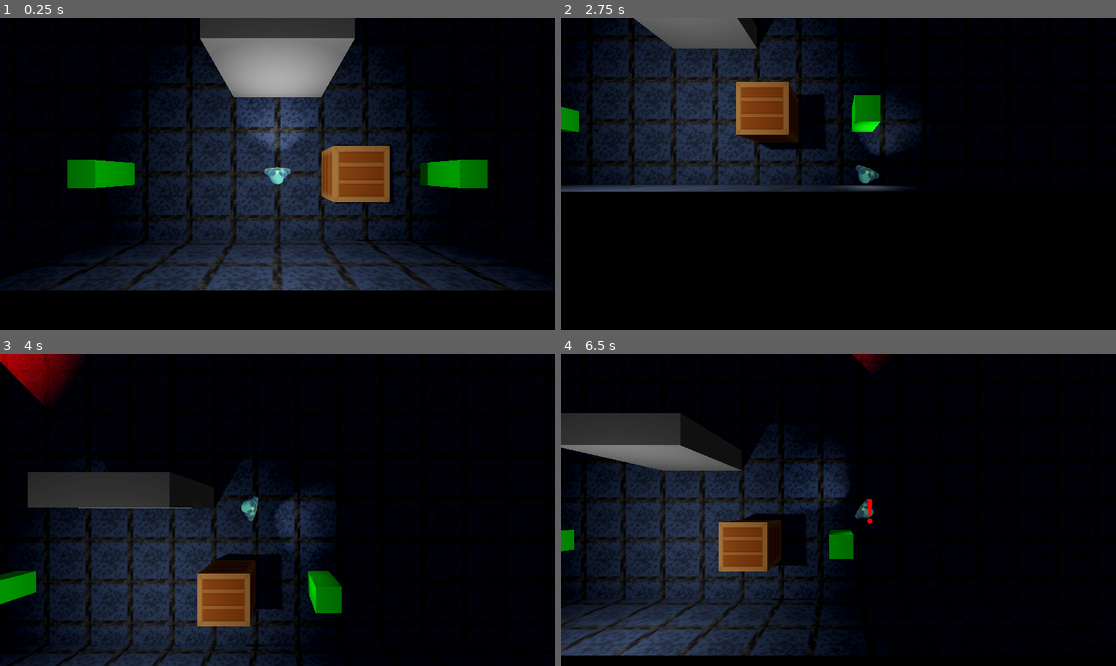
Above: before the commit, frames 1-4 (two rows, left to right).
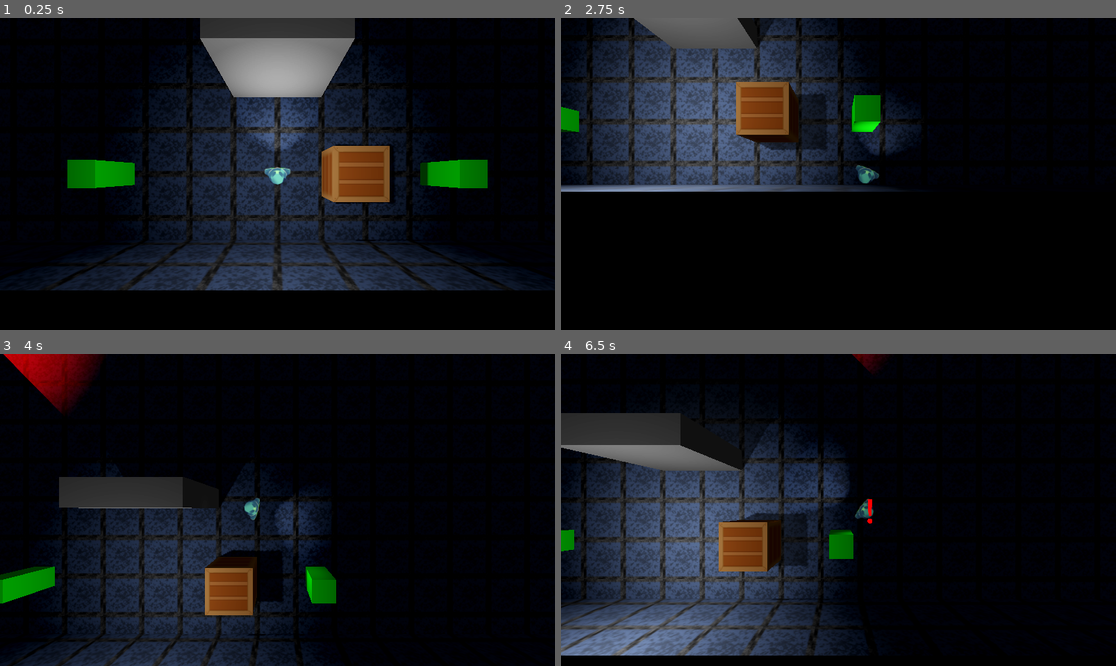
Above: after the commit, the same moments.

Repository: Evanator05/albertagamejam2023
Game: Godot game, scene res://Scenes/Level.tscn
Same seed, same stepped clock (60 frames per second), same inputs: the game is played once before the commit and once after it. The engine's default icon, where the game draws it, is replaced by a stand-in: a white triangle on a blue panel in a dark square.
Inputs (mouse positions are in pixels of both pictures, inside the frame that each line leads up to):
- Up to frame 1 (0.25 s): no input
- Up to frame 2 (2.75 s): move the mouse to (960, 158) at 0.52 s; hold D (moveRight) 0.53-1.28 s; tap E (interact) at 0.6, 1.35, 2.1 s; move the mouse to (727, 189) at 1.27 s; hold S (moveDown) 1.28-2.03 s; move the mouse to (894, 105) at 2.02 s; hold D (moveRight) from 2.03 s (still down)
- Up to frame 3 (4 s): move the mouse to (249, 572) at 2.77 s; release D (moveRight) at 2.78 s; hold W (moveUp) 2.78-3.53 s; tap E (interact) at 2.85, 3.6 s; move the mouse to (444, 556) at 3.52 s; hold A (moveLeft) from 3.53 s (still down)
- Up to frame 4 (6.5 s): move the mouse to (672, 463) at 4.27 s; tap E (interact) at 4.35, 5.1, 5.85 s; move the mouse to (866, 510) at 5.02 s; release A (moveLeft) at 5.03 s; hold S (moveDown) 5.03-5.78 s; move the mouse to (755, 432) at 5.77 s; hold D (moveRight) from 5.78 s (still down)

The runs differ from the first frame. In frame 1, less than 0.1% of the frame differs, in the area x 60-67%, y 40-60%; in frame 2, 14%; in frame 3, 11%; in frame 4, 18%, in the area x 0-49%, y 26-97%.

Commit message:
Add Elevator and merge with previous commits

Diff:
--- a/Objects/Door.tscn
+++ b/Objects/Door.tscn
@@ -8,10 +8,9 @@
 [sub_resource type="BoxShape3D" id="BoxShape3D_idoms"]
 size = Vector3(4, 4, 1)
 
-[node name="door" type="StaticBody3D" node_paths=PackedStringArray("listenFor")]
+[node name="door" type="StaticBody3D"]
 transform = Transform3D(1, 0, 0, 0, 1, 0, 0, 0, 1, 0, -2.5, -4)
 script = ExtResource("1_vjq12")
-listenFor = NodePath("")
 
 [node name="MeshInstance3D" type="MeshInstance3D" parent="."]
 transform = Transform3D(1, 0, 0, 0, 1, 0, 0, 0, 1, 0, 2, 0)
--- /dev/null
+++ b/Objects/Elevator.gd
@@ -0,0 +1,15 @@
+extends StaticBody3D
+
+@onready var startingPos = self.global_transform.origin
+@export var offset:Vector3 = Vector3()
+
+func _process(delta):
+	global_transform.origin = startingPos+offset
+
+func _on_detect_area_body_entered(body):
+	if (body is Player):
+		# Go to next Level
+		body.state = body.frozen
+		var tween = get_tree().create_tween()
+		tween.tween_property(self, "offset:y", 10, 5)
+		#Levels.next_level();
--- /dev/null
+++ b/Objects/Elevator.tscn
@@ -0,0 +1,31 @@
+[gd_scene load_steps=5 format=3 uid="uid://bn5pu4gcmr0oj"]
+
+[ext_resource type="Script" path="res://Objects/Elevator.gd" id="1_8xwgw"]
+
+[sub_resource type="BoxMesh" id="BoxMesh_iu27p"]
+size = Vector3(2, 1, 2)
+
+[sub_resource type="BoxShape3D" id="BoxShape3D_fvgvu"]
+size = Vector3(2, 0.14, 2)
+
+[sub_resource type="BoxShape3D" id="BoxShape3D_fp71v"]
+size = Vector3(0.5, 2, 0.5)
+
+[node name="Elevator" type="StaticBody3D"]
+script = ExtResource("1_8xwgw")
+
+[node name="MeshInstance3D" type="MeshInstance3D" parent="."]
+transform = Transform3D(1, 0, 0, 0, 0.140266, 0, 0, 0, 1, 0, -0.0743831, 0)
+mesh = SubResource("BoxMesh_iu27p")
+
+[node name="CollisionShape3D" type="CollisionShape3D" parent="."]
+transform = Transform3D(1, 0, 0, 0, 1, 0, 0, 0, 1, 0, -0.074, 0)
+shape = SubResource("BoxShape3D_fvgvu")
+
+[node name="DetectArea" type="Area3D" parent="."]
+
+[node name="CollisionShape3D" type="CollisionShape3D" parent="DetectArea"]
+transform = Transform3D(1, 0, 0, 0, 1, 0, 0, 0, 1, 0, 1, 0)
+shape = SubResource("BoxShape3D_fp71v")
+
+[connection signal="body_entered" from="DetectArea" to="." method="_on_detect_area_body_entered"]
--- a/Scenes/Level.tscn
+++ b/Scenes/Level.tscn
@@ -1,14 +1,15 @@
-[gd_scene load_steps=16 format=3 uid="uid://cu6yi1pxoioyp"]
+[gd_scene load_steps=17 format=3 uid="uid://cu6yi1pxoioyp"]
 
 [ext_resource type="PackedScene" uid="uid://b2av77eexy866" path="res://Objects/Enemy.tscn" id="1_hkow6"]
 [ext_resource type="PackedScene" uid="uid://dpikd35h2mjce" path="res://Objects/Player.tscn" id="1_tdowx"]
 [ext_resource type="Material" uid="uid://blsyleb4hu5g2" path="res://Materials/concrete.material" id="2_m8iry"]
 [ext_resource type="PackedScene" uid="uid://b5jhlu5cuucef" path="res://Objects/Button.tscn" id="4_gk0ah"]
-[ext_resource type="PackedScene" uid="uid://ccoersjsjhk7s" path="res://Objects/Camera.tscn" id="5_f3vmu"]
-[ext_resource type="PackedScene" uid="uid://b0ww3e5x7xm8d" path="res://Objects/Door.tscn" id="5_hsegn"]
+[ext_resource type="PackedScene" path="res://Objects/Camera.tscn" id="5_f3vmu"]
+[ext_resource type="PackedScene" uid="uid://c1rkum0jnbvdo" path="res://Objects/Door.tscn" id="5_hsegn"]
 [ext_resource type="PackedScene" uid="uid://dj7iccj4gx0yh" path="res://Objects/Buttons/MultiButton.tscn" id="5_nq42l"]
-[ext_resource type="PackedScene" uid="uid://cnq0cu8t4e7ww" path="res://Objects/Box.tscn" id="8_48acx"]
+[ext_resource type="PackedScene" path="res://Objects/Box.tscn" id="8_48acx"]
 [ext_resource type="Texture2D" uid="uid://c0x103i73yd21" path="res://Textures/Exit Texture ( detailed ).png" id="9_88ykb"]
+[ext_resource type="PackedScene" uid="uid://bn5pu4gcmr0oj" path="res://Objects/Elevator.tscn" id="10_jb8c1"]
 [ext_resource type="Script" path="res://Scenes/UI.gd" id="10_unbmj"]
 
 [sub_resource type="Environment" id="Environment_gyeoi"]
@@ -50,6 +51,11 @@
 flip_faces = true
 size = Vector3(68, 4, 40)
 material = ExtResource("2_m8iry")
+
+[node name="CSGBox3D2" type="CSGBox3D" parent="NavigationRegion3D/CSGCombiner3D"]
+transform = Transform3D(1, 0, 0, 0, 1, 0, 0, 0, 1, 35, 7, -1)
+flip_faces = true
+size = Vector3(2, 19, 2)
 
 [node name="OmniLight3D" type="OmniLight3D" parent="."]
 transform = Transform3D(1, 0, 0, 0, 1, 0, 0, 0, 1, 0, 2, 0)
@@ -131,3 +137,6 @@
 offset_top = 328.0
 offset_right = 186.0
 offset_bottom = 641.0
+
+[node name="Elevator" parent="." instance=ExtResource("10_jb8c1")]
+transform = Transform3D(1, 0, 0, 0, 1, 0, 0, 0, 1, 35, -2.5, -1)
--- /dev/null
+++ b/Scripts/Levels.gd
@@ -0,0 +1,11 @@
+extends Node
+
+var currentLevel = 0;
+var levels = [
+	"res://Scenes/Level.tscn",
+	"res://Scenes/Level 1.tscn"
+];
+
+func nextLevel():
+	currentLevel+=1;
+	get_tree().change_scene(levels[currentLevel])
--- a/Scripts/Player.gd
+++ b/Scripts/Player.gd
@@ -21,6 +21,10 @@
 		if not pos == null:
 			rotation.y = getAngle(pos)
 	velocity = Vector3(inputs.x, 0, inputs.y)*maxSpeed
+	camera.offset.y = (getRoomSize()/2)+5
+	move_and_slide()
+
+func frozen(): # Elevator to the next level
 	camera.offset.y = (getRoomSize()/2)+5
 	move_and_slide()
 
--- a/project.godot
+++ b/project.godot
@@ -17,7 +17,8 @@
 
 [autoload]
 
-Inventory="*res://Inventory/Inventory.gd"
+Inventory="*res://Scripts/Inventory.gd"
+Levels="*res://Scripts/Levels.gd"
 
 [dotnet]
 
Not shown: 1 places in Objects/Door.tscn that only renumber resources
